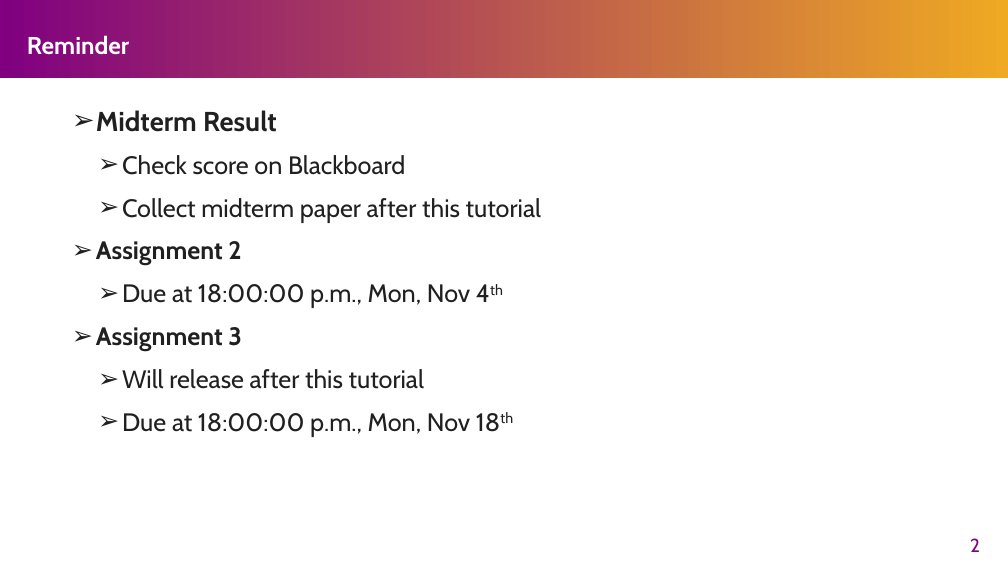
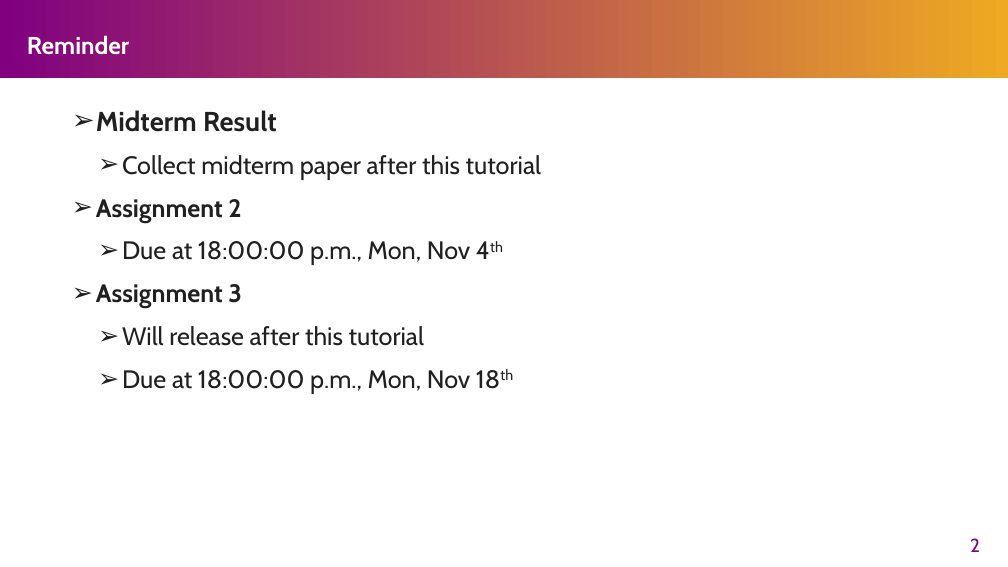
Before and after one commit to henryhxu/CSCI3150, a slide deck: slide 2 of tutorial/T08/tut08.pptx. Drawn at 1008x567 pixels with LibreOffice and Linux fonts; fonts in the diff are those of the drawing. Boxes give left, top, right and bottom in pixels: in the first picture for what was removed or moved away, otherwise in the second. Text is boxed around its words. In the diff, an @@ line names an element or a change of style, - is before the commit and + after.

Commit message:
update slides

```diff
--- a/tutorial/T08/tut08.pptx
+++ b/tutorial/T08/tut08.pptx
@@ text at (122, 155, 405, 175): paragraph removed @@
-  ➢ Check score on Blackboard
```
